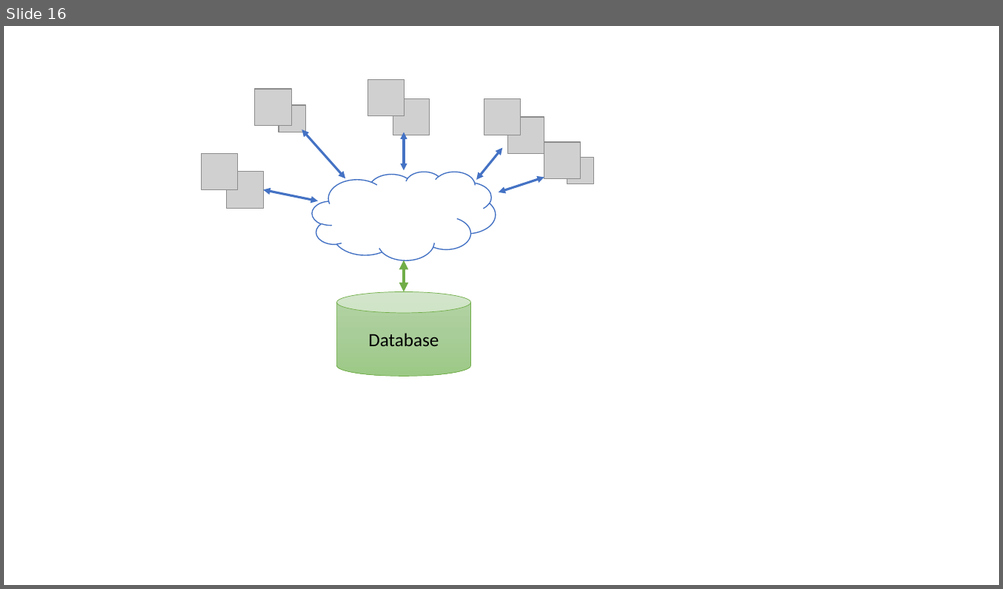
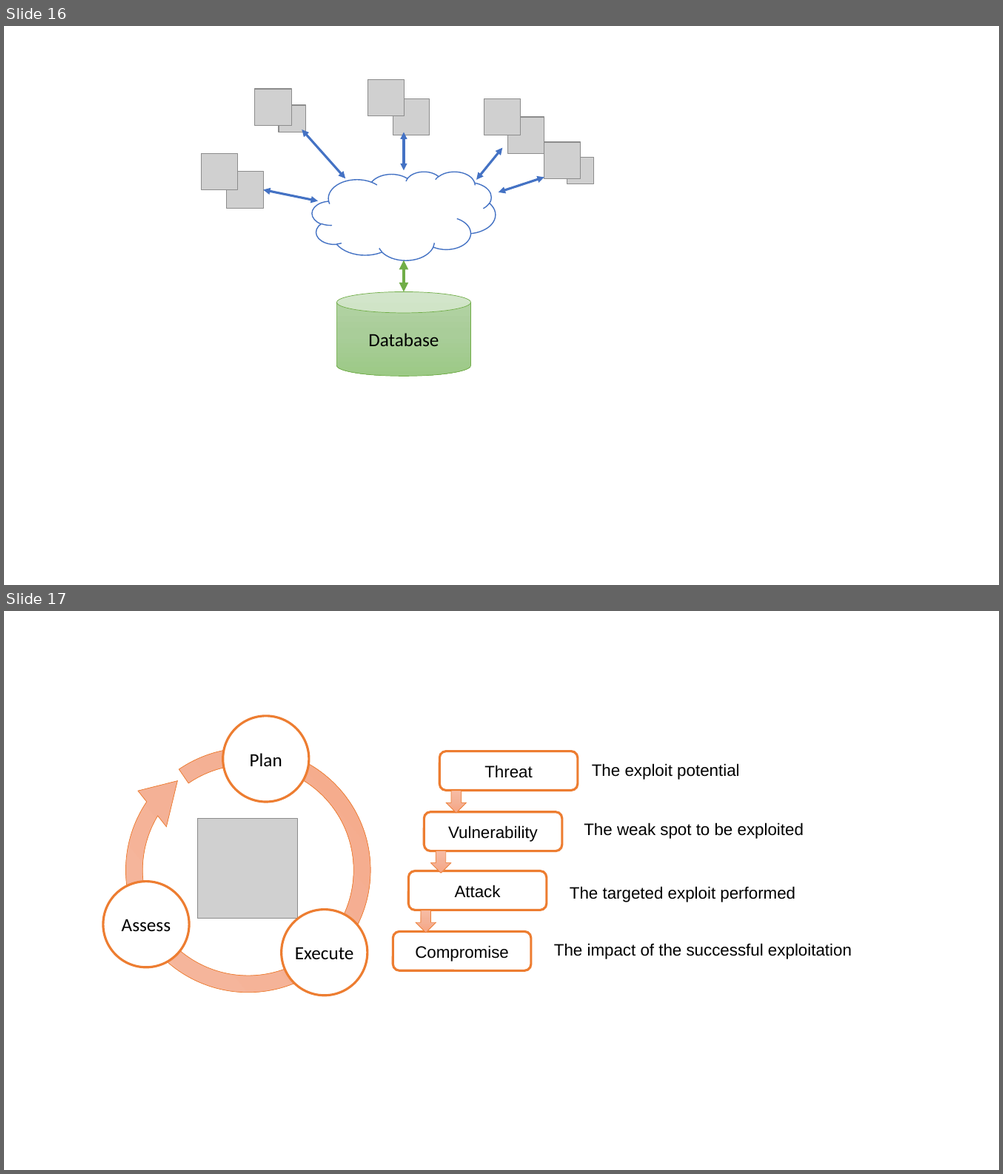
Before and after one commit to coillarach/SET09102, a slide deck: images/graphics.pptx. Shown one above the other, each under a label of ours: slide 16 before the commit, slides 16 and 17 after it. The pictures are 1003x589 and 1003x1174 pixels, drawn with LibreOffice and Linux fonts; fonts in the diff are those of the drawing; grey boxes stand for pictures. Boxes give left, top, right and bottom in pixels: in the first picture for what was removed or moved away, otherwise in the second. Text is boxed around its words. In the diff, an @@ line names an element or a change of style, - is before the commit and + after.

```diff
--- a/images/graphics.pptx
+++ b/images/graphics.pptx
@@ slide 17 added at box(4, 611, 999, 1170), background #FFFFFF @@
@@ circular arrow added at box(56, 678, 441, 1062), fill gradient #F7BDA5 to #F5B196 to #F8A582, outline #ED7D31 0.5 pt @@
@@ ellipse added at box(222, 716, 308, 802), fill #FFFFFF, outline #ED7D31 2.25 pt, 18 pt, text #000000 @@
+Plan
@@ rounded rectangle added at box(440, 752, 578, 791), fill #FFFFFF, outline #ED7D31 2.25 pt, 16 pt, text #000000 @@
+Threat
@@ text added at box(592, 763, 739, 780), 16 pt, text #000000 @@
+The exploit potential
@@ down arrow added at box(446, 791, 466, 813), fill gradient #F7BDA5 to #F5B196 to #F8A582, outline #ED7D31 0.5 pt @@
@@ picture added at box(197, 818, 297, 918) @@
@@ rounded rectangle added at box(424, 812, 562, 852), fill #FFFFFF, outline #ED7D31 2.25 pt, 16 pt, text #000000 @@
+Vulnerability
@@ text added at box(583, 823, 803, 839), 16 pt, text #000000 @@
+The weak spot to be exploited
@@ down arrow added at box(431, 851, 451, 874), fill gradient #F7BDA5 to #F5B196 to #F8A582, outline #ED7D31 0.5 pt @@
@@ rounded rectangle added at box(408, 871, 546, 911), fill #FFFFFF, outline #ED7D31 2.25 pt, 16 pt, text #000000 @@
+Attack
@@ ellipse added at box(103, 882, 189, 968), fill #FFFFFF, outline #ED7D31 2.25 pt, 18 pt, text #000000 @@
+Assess
@@ text added at box(569, 886, 795, 903), 16 pt, text #000000 @@
+The targeted exploit performed
@@ ellipse added at box(282, 909, 367, 995), fill #FFFFFF, outline #ED7D31 2.25 pt, 18 pt, text #000000 @@
+Execute
@@ down arrow added at box(416, 911, 436, 934), fill gradient #F7BDA5 to #F5B196 to #F8A582, outline #ED7D31 0.5 pt @@
@@ rounded rectangle added at box(392, 932, 531, 971), fill #FFFFFF, outline #ED7D31 2.25 pt, 16 pt, text #000000 @@
+Compromise
@@ text added at box(554, 943, 851, 960), 16 pt, text #000000 @@
+The impact of the successful exploitation
```
Also in this commit, not shown: 5 other slides added, 19 other files.
